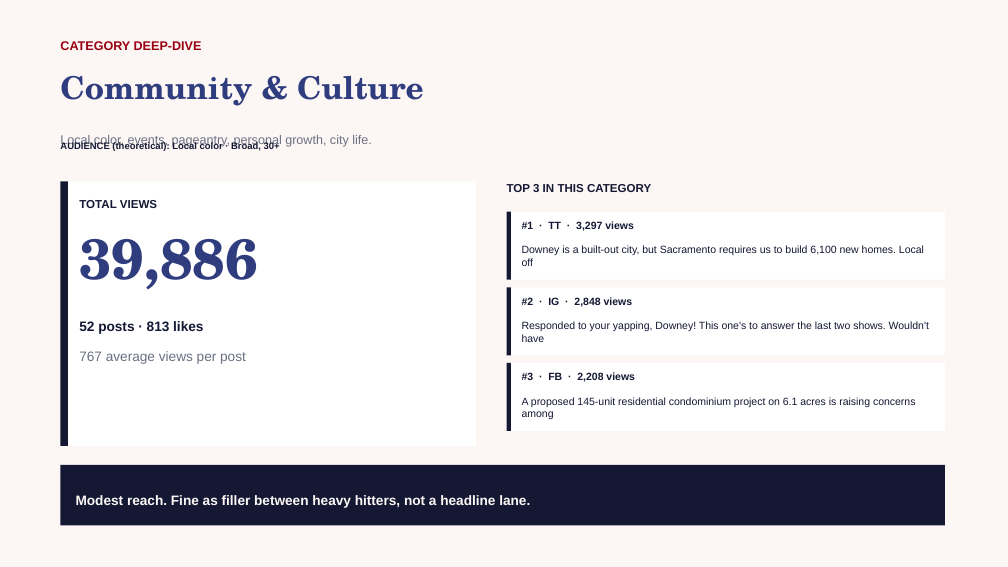
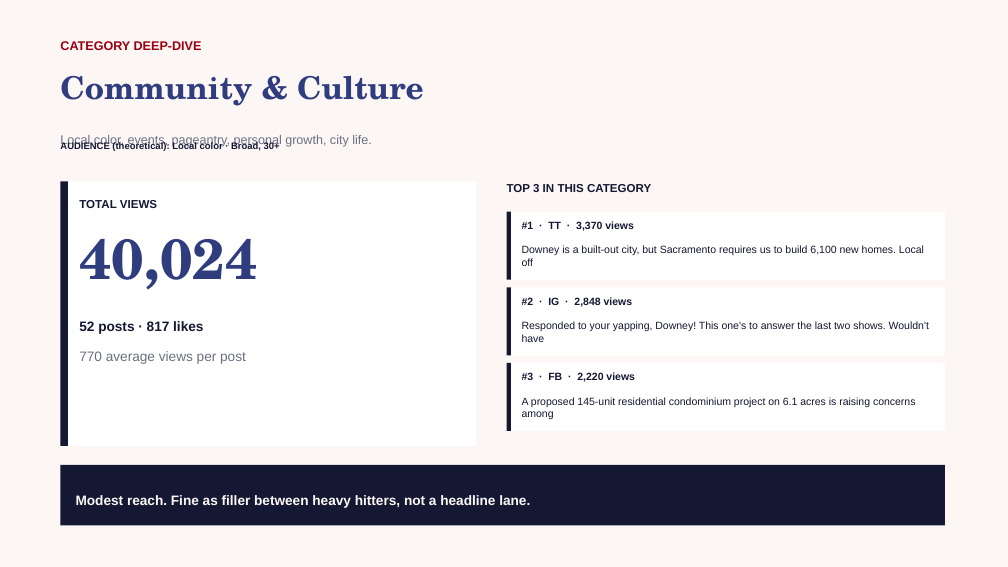
Before and after one commit to zvmmer/talking-downey-kpis, a slide deck: slide 13 of SPONSOR_CONTENT_REPORT.pptx. Drawn at 1008x567 pixels with LibreOffice and Linux fonts; fonts in the diff are those of the drawing. Boxes give left, top, right and bottom in pixels: in the first picture for what was removed or moved away, otherwise in the second. Text is boxed around its words. In the diff, an @@ line names an element or a change of style, - is before the commit and + after.

```diff
--- a/SPONSOR_CONTENT_REPORT.pptx
+++ b/SPONSOR_CONTENT_REPORT.pptx
@@ text at (79, 239, 257, 290): text changed @@
-39,886
+40,024
@@ text at (522, 221, 634, 231): text changed @@
-#1 · TT · 3,297 views
+#1 · TT · 3,370 views
@@ text at (79, 321, 203, 334): text changed @@
-52 posts · 813 likes
+52 posts · 817 likes
@@ text at (79, 351, 246, 364): text changed @@
-767 average views per post
+770 average views per post
@@ text at (522, 372, 635, 382): text changed @@
-#3 · FB · 2,208 views
+#3 · FB · 2,220 views
```
Also in this commit, not shown: 9 other slides changed, 5 other files.
